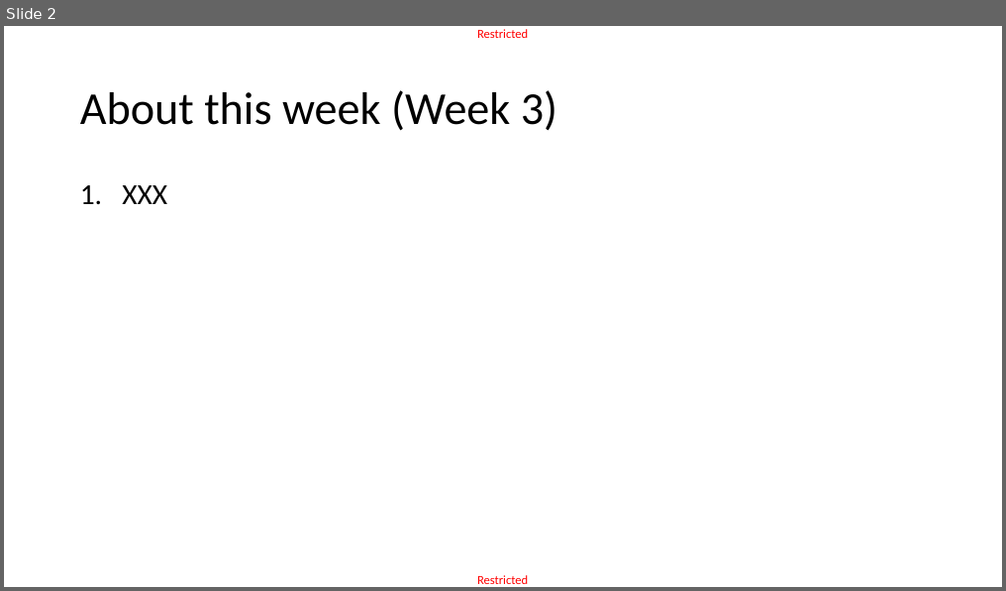
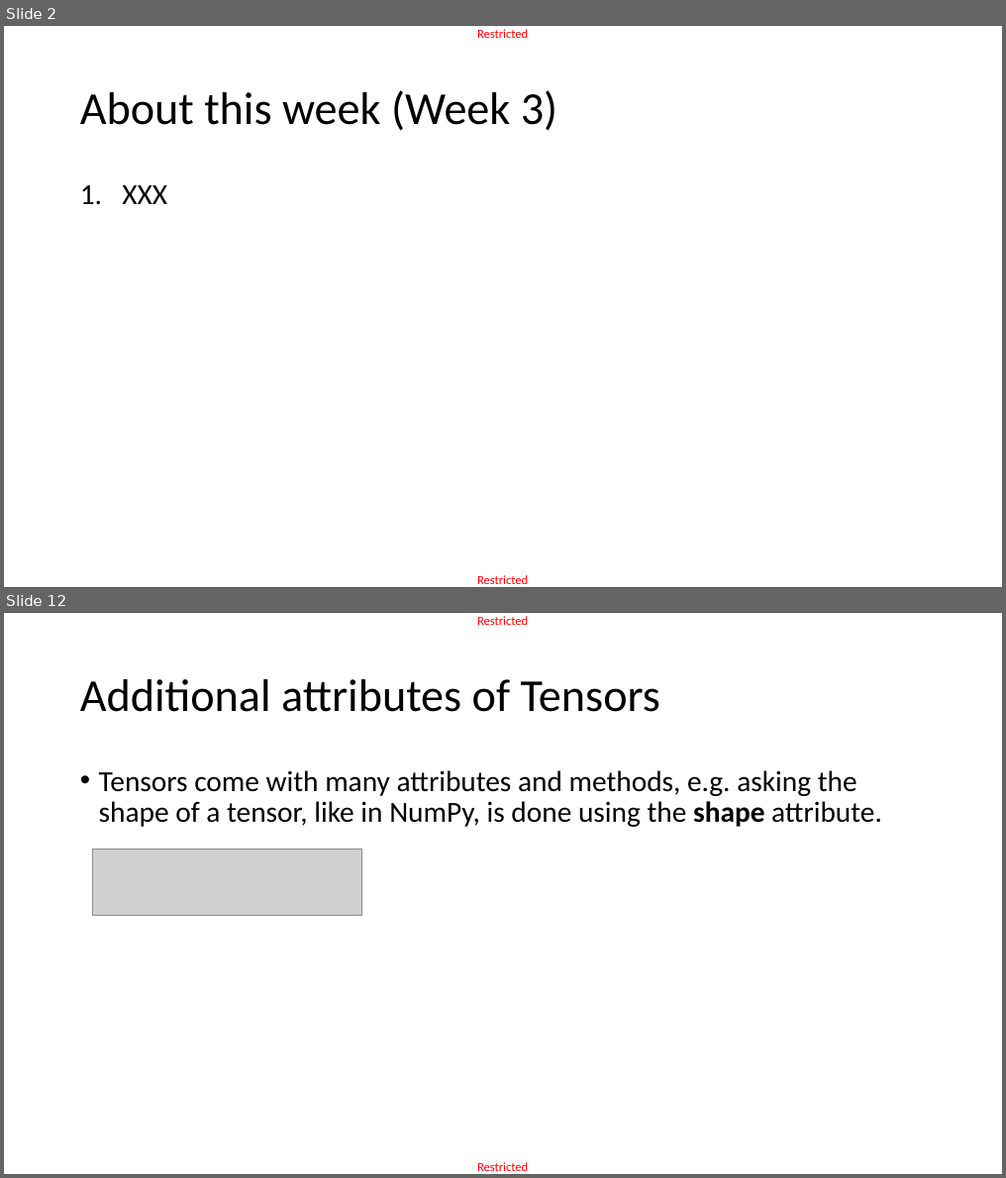
Before and after one commit to matthieudemari/SUTD_DL_50_039, a slide deck: W3/0. All/W3.pptx. Shown one above the other, each under a label of ours: slide 2 before the commit, slides 2 and 12 after it; the slides between them are not shown. The pictures are 1006x591 and 1006x1178 pixels, drawn with LibreOffice and Linux fonts; fonts in the diff are those of the drawing; grey boxes stand for pictures. Boxes give left, top, right and bottom in pixels: in the first picture for what was removed or moved away, otherwise in the second. Text is boxed around its words. In the diff, an @@ line names an element or a change of style, - is before the commit and + after.

```diff
--- a/W3/0. All/W3.pptx
+++ b/W3/0. All/W3.pptx
@@ slide 12 added at <box>4,613,1002,1174</box>, background #FFFFFF; not listed: 2 template elements that a slide beside it also shows @@
@@ title added at <box>80,679,660,712</box>, 44 pt, text #000000 @@
+Additional attributes of Tensors
@@ text added at <box>99,770,882,827</box>, 28 pt, text #000000 @@
+• Tensors come with many attributes and methods, e.g. asking the shape of a tensor, like in NumPy, is done using the shape attribute.
@@ picture added at <box>92,849,361,916</box> @@
```
Also in this commit, not shown: 27 other slides added, 6 slides removed, 1 other file.
